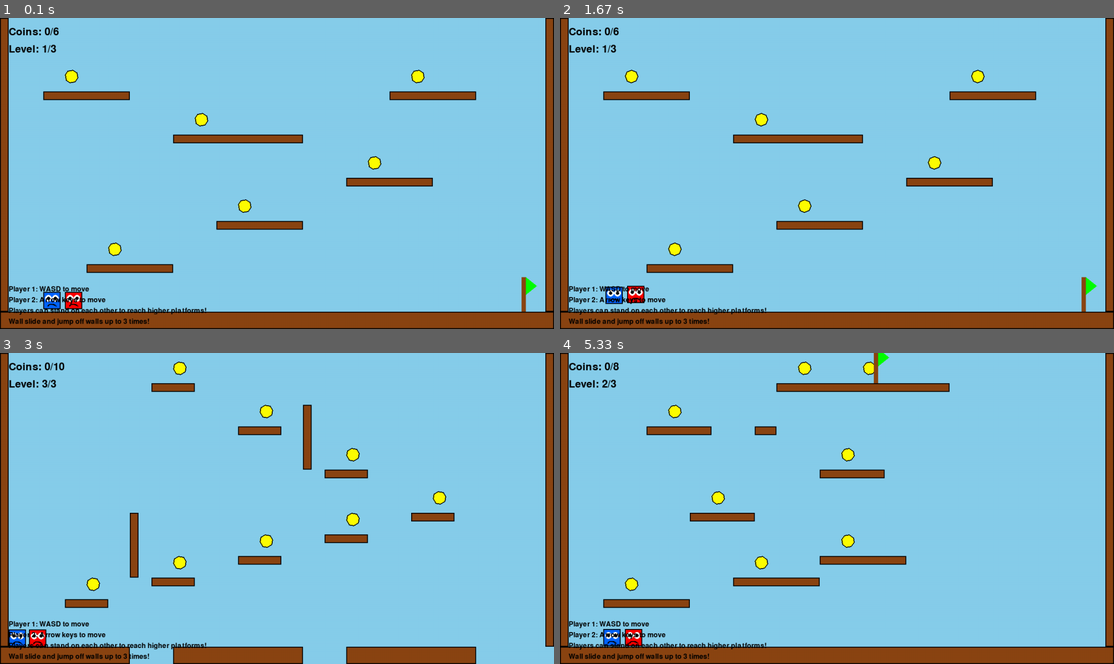
Above: before the commit, frames 1-4 (two rows, left to right).
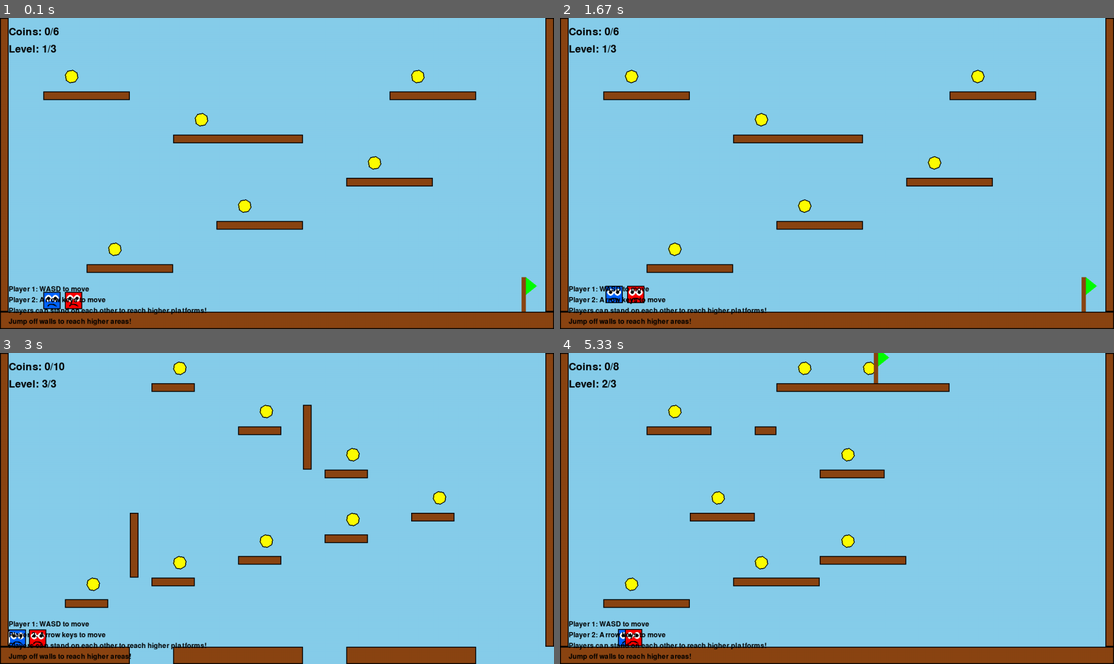
Above: after the commit, the same moments.

Repository: robjohncolson/Downloads
Game: pygame game, started from pygame_smartboard_starter (1).py
Same seed, same stepped clock (60 frames per second), same inputs: the game is played once before the commit and once after it.
Inputs:
- Up to frame 1 (0.1 s): no input
- Up to frame 2 (1.67 s): tap 3 at 0.33, 1.32 s; hold Right 0.67-1.13 s; hold D 0.67-1.13 s; tap 2 at 0.82 s; hold Up 1.17-1.47 s; hold W 1.17-1.47 s; hold Right from 1.5 s (still down); hold D from 1.5 s (still down); tap 1 at 1.65 s
- Up to frame 3 (3 s): release Right at 1.97 s; release D at 1.97 s; hold Left 2-2.53 s; hold A 2-2.53 s; tap 2 at 2.15 s; hold Left 2.57-2.97 s; hold A 2.57-2.97 s; tap 3 at 2.72 s
- Up to frame 4 (5.33 s): hold Up 3-3.37 s; hold W 3-3.37 s; tap 1 at 3.15, 4.72 s; hold Right 3.4-4.03 s; hold D 3.4-4.03 s; tap 2 at 3.55, 5.22 s; hold Left 4.07-4.53 s; hold A 4.07-4.53 s; tap 3 at 4.22 s; hold Right 4.57-5.03 s; hold D 4.57-5.03 s; hold Up from 5.07 s (still down); hold W from 5.07 s (still down)

The runs differ from the first frame. In frame 1, 0.3% of the frame differs, in the area x 1-27%, y 96-99%; in frame 2, 0.4%; in frame 3, 0.3%; in frame 4, 0.5%, in the area x 1-27%, y 88-99%.

Commit message:
Wall jump fixed

Diff:
--- a/pygame_smartboard_starter (1).py
+++ b/pygame_smartboard_starter (1).py
@@ -90,10 +90,24 @@
         self.touching_wall = False  # New attribute to track wall contact
         self.can_wall_jump = False  # New attribute to allow wall jumping
         self.wall_slide_speed = 2  # Slower falling speed when wall sliding
-        self.wall_jump_count = 0  # Count wall jumps
-        self.max_wall_jumps = 3  # Maximum number of wall jumps before touching ground
+        self.wall_jump_direction = 0  # Direction to bounce when wall jumping
+        self.last_wall_id = None  # Track the last wall we jumped from
+        self.bounce_timer = 0  # Timer to enforce bounce direction
+        self.ignore_wall_contact = False  # Flag to ignore wall contact during bounce
+        self.has_wall_jumped = False  # Flag to track if player has performed a wall jump
 
     def update(self, platforms, coins, keys_pressed, other_players=None):
+        # Handle bounce timer
+        if self.bounce_timer > 0:
+            self.bounce_timer -= 1
+            # Force velocity in bounce direction while timer is active - back to default force
+            self.vel_x = self.wall_jump_direction * MOVE_SPEED * 1.5  # Back to default 1.5
+
+            # While bouncing, ignore wall contact with the same wall
+            self.ignore_wall_contact = True
+        else:
+            self.ignore_wall_contact = False
+
         # Handle input
         if self.player_num == 1:
             if keys_pressed[pygame.K_a]:
@@ -103,13 +117,22 @@
             else:
                 self.vel_x *= FRICTION
 
-            if keys_pressed[pygame.K_w] and (self.on_ground or self.standing_on_player or self.can_wall_jump):
+            # Check if player can jump
+            can_normal_jump = self.on_ground or self.standing_on_player
+            can_do_wall_jump = self.can_wall_jump and not self.has_wall_jumped
+
+            if keys_pressed[pygame.K_w] and self.bounce_timer <= 0 and (can_normal_jump or can_do_wall_jump):
                 self.vel_y = JUMP_STRENGTH
                 self.is_jumping = True
-                if self.can_wall_jump:
-                    self.wall_jump_count += 1  # Increment wall jump counter
-                    if self.wall_jump_count >= self.max_wall_jumps:
-                        self.can_wall_jump = False  # Use up all wall jumps
+
+                if self.can_wall_jump and not self.has_wall_jumped:
+                    # Apply horizontal bounce away from wall with default force
+                    self.vel_x = self.wall_jump_direction * MOVE_SPEED * 1.5  # Back to default 1.5
+                    self.can_wall_jump = False  # Use up the wall jump
+                    self.has_wall_jumped = True  # Mark that player has wall jumped
+                    # Briefly prevent player from overriding the bounce direction
+                    self.bounce_timer = 10  # Back to original 10 frames
+
                 jump_sound.play()  # Play jump sound
 
         elif self.player_num == 2:
@@ -120,40 +143,65 @@
             else:
                 self.vel_x *= FRICTION
 
-            if keys_pressed[pygame.K_UP] and (self.on_ground or self.standing_on_player or self.can_wall_jump):
+            # Check if player can jump
+            can_normal_jump = self.on_ground or self.standing_on_player
+            can_do_wall_jump = self.can_wall_jump and not self.has_wall_jumped
+
+            if keys_pressed[pygame.K_UP] and self.bounce_timer <= 0 and (can_normal_jump or can_do_wall_jump):
                 self.vel_y = JUMP_STRENGTH
                 self.is_jumping = True
-                if self.can_wall_jump:
-                    self.wall_jump_count += 1  # Increment wall jump counter
-                    if self.wall_jump_count >= self.max_wall_jumps:
-                        self.can_wall_jump = False  # Use up all wall jumps
+
+                if self.can_wall_jump and not self.has_wall_jumped:
+                    # Apply horizontal bounce away from wall with default force
+                    self.vel_x = self.wall_jump_direction * MOVE_SPEED * 1.5  # Back to default 1.5
+                    self.can_wall_jump = False  # Use up the wall jump
+                    self.has_wall_jumped = True  # Mark that player has wall jumped
+                    # Briefly prevent player from overriding the bounce direction
+                    self.bounce_timer = 10  # Back to original 10 frames
+
                 jump_sound.play()  # Play jump sound
 
         # Apply gravity
         self.vel_y += GRAVITY
 
-        # Apply wall sliding (slower falling when touching wall)
-        if self.touching_wall and self.vel_y > 0 and not self.on_ground:
-            self.vel_y = self.wall_slide_speed
+        # Remove wall sliding - players now fall at normal speed when touching walls
+        # if self.touching_wall and self.vel_y > 0 and not self.on_ground:
+        #     self.vel_y = self.wall_slide_speed
 
         # Move horizontally
         self.rect.x += int(self.vel_x)
 
         # Check for horizontal collisions
         self.touching_wall = False  # Reset wall contact status
+        current_wall_id = None
+
         for platform in platforms:
             if self.rect.colliderect(platform.rect):
                 if self.vel_x > 0:  # Moving right
                     self.rect.right = platform.rect.left
-                    self.touching_wall = True
+                    # Only set touching_wall if we're not ignoring wall contact
+                    if not (self.ignore_wall_contact and id(platform) == self.last_wall_id):
+                        self.touching_wall = True
+                        self.wall_jump_direction = -1  # Bounce left when jumping
+                        current_wall_id = id(platform)  # Use platform's memory address as unique ID
                 elif self.vel_x < 0:  # Moving left
                     self.rect.left = platform.rect.right
-                    self.touching_wall = True
+                    # Only set touching_wall if we're not ignoring wall contact
+                    if not (self.ignore_wall_contact and id(platform) == self.last_wall_id):
+                        self.touching_wall = True
+                        self.wall_jump_direction = 1  # Bounce right when jumping
+                        current_wall_id = id(platform)  # Use platform's memory address as unique ID
                 self.vel_x = 0
 
-        # Enable wall jump if touching a wall and not on ground
-        if self.touching_wall and not self.on_ground:
+        # Enable wall jump if touching a wall, not on ground, and it's a different wall
+        # AND player hasn't already used their wall jump
+        if self.touching_wall and not self.on_ground and current_wall_id != self.last_wall_id and not self.has_wall_jumped:
             self.can_wall_jump = True
+            self.last_wall_id = current_wall_id  # Remember this wall
+        else:
+            # If player has already wall jumped, don't allow another wall jump
+            if self.has_wall_jumped:
+                self.can_wall_jump = False
 
         # Move vertically
         self.rect.y += int(self.vel_y)
@@ -186,17 +234,19 @@
                 self.collected_coins += 1
                 coin_sound.play()  # Play coin sound
 
-        # Reset jumping state and wall jump count if on ground
+        # Reset jumping state and wall jump tracking if on ground
         if self.on_ground:
             self.is_jumping = False
-            self.wall_jump_count = 0  # Reset wall jump counter when touching ground
+            self.last_wall_id = None  # Reset wall tracking when touching ground
+            self.has_wall_jumped = False  # Reset wall jump flag when touching ground
 
     def respawn(self):
         self.rect.x = self.spawn_x
         self.rect.y = self.spawn_y
         self.vel_x = 0
         self.vel_y = 0
-        self.wall_jump_count = 0
+        self.last_wall_id = None
+        self.has_wall_jumped = False
 
     def draw(self, screen):
         pygame.draw.rect(screen, self.color, self.rect)
@@ -216,12 +266,12 @@
         mouth_y = self.rect.top + 28
         pygame.draw.arc(screen, BLACK, (self.rect.left + 10, mouth_y, 20, 10), 0, math.pi, 2)
 
-        # Visual indicator for wall sliding - fixed to not use undefined platform variable
+        # Visual indicator for wall sliding
         if self.touching_wall and not self.on_ground:
-            # Just show a visual indicator on the side where the wall would be
-            if self.vel_x > 0:  # Was trying to move right, so wall is on the right
+            # Show a visual indicator on the side where the wall is
+            if self.wall_jump_direction == -1:  # Wall is on the right
                 pygame.draw.rect(screen, WHITE, (self.rect.right - 3, self.rect.y + 5, 3, self.rect.height - 10))
-            elif self.vel_x < 0:  # Was trying to move left, so wall is on the left
+            elif self.wall_jump_direction == 1:  # Wall is on the left
                 pygame.draw.rect(screen, WHITE, (self.rect.left, self.rect.y + 5, 3, self.rect.height - 10))
 
 class Platform:
@@ -547,7 +597,7 @@
             "Player 1: WASD to move",
             "Player 2: Arrow keys to move",
             "Players can stand on each other to reach higher platforms!",
-            "Wall slide and jump off walls up to 3 times!",
+            "Jump off walls to reach higher areas!",
             "Collect all coins and reach the flag together!",
             "Press 1, 2, or 3 to switch levels, R to restart, ESC to exit"
         ]
